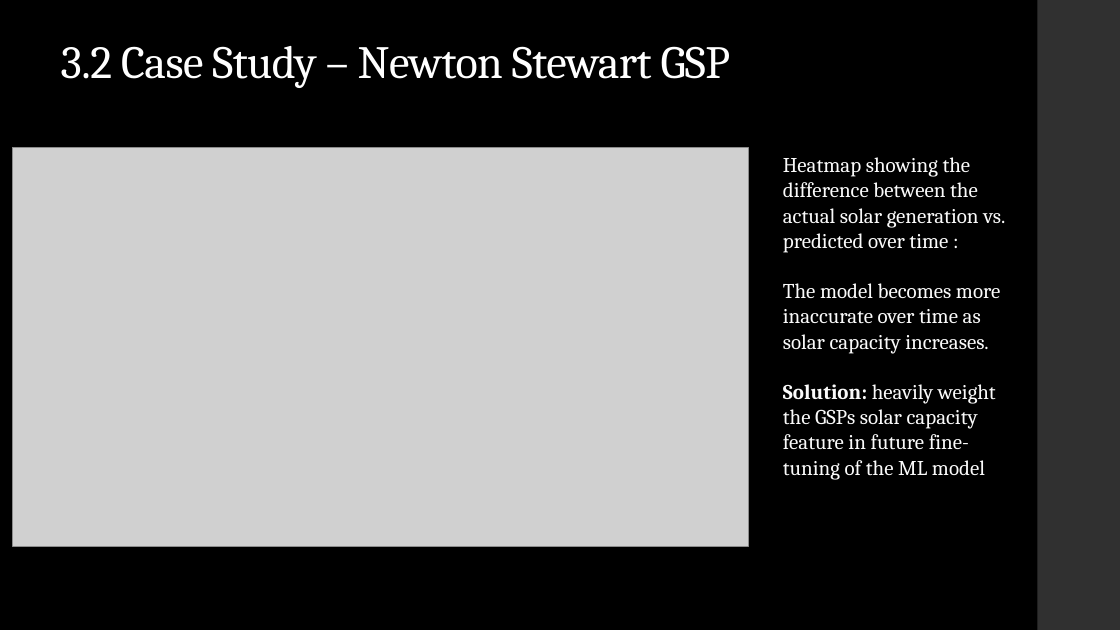
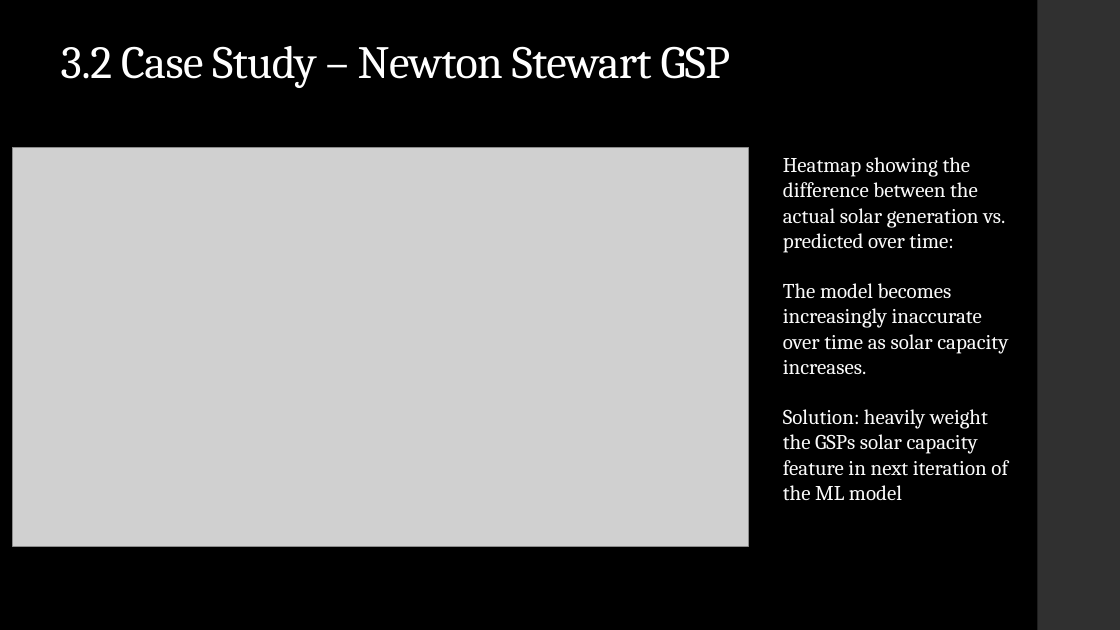
Before and after one commit to samhsforrest-collab/UK-Embedded-Solar-2026, a slide deck: slide 14 of presentation/UK Embedded Solar Generation.pptx. Drawn at 1120x630 pixels with LibreOffice and Linux fonts; fonts in the diff are those of the drawing; grey boxes stand for pictures. Boxes give left, top, right and bottom in pixels: in the first picture for what was removed or moved away, otherwise in the second. Text is boxed around its words. In the diff, an @@ line names an element or a change of style, - is before the commit and + after.

```diff
--- a/presentation/UK Embedded Solar Generation.pptx
+++ b/presentation/UK Embedded Solar Generation.pptx
@@ text at (x1=783, y1=157, x2=1008, y2=501): text changed @@
-Heatmap showing the difference between the actual solar generation vs. predicted over time :
-The model becomes more inaccurate over time as solar capacity increases.
-Solution: heavily weight the GSPs solar capacity feature in future fine-tuning of the ML model
+Heatmap showing the difference between the actual solar generation vs. predicted over time:
+The model becomes increasingly inaccurate over time as solar capacity increases.
+Solution: heavily weight the GSPs solar capacity feature in next iteration of the ML model
```
Also in this commit, not shown: 9 other slides changed, 1 other file.
